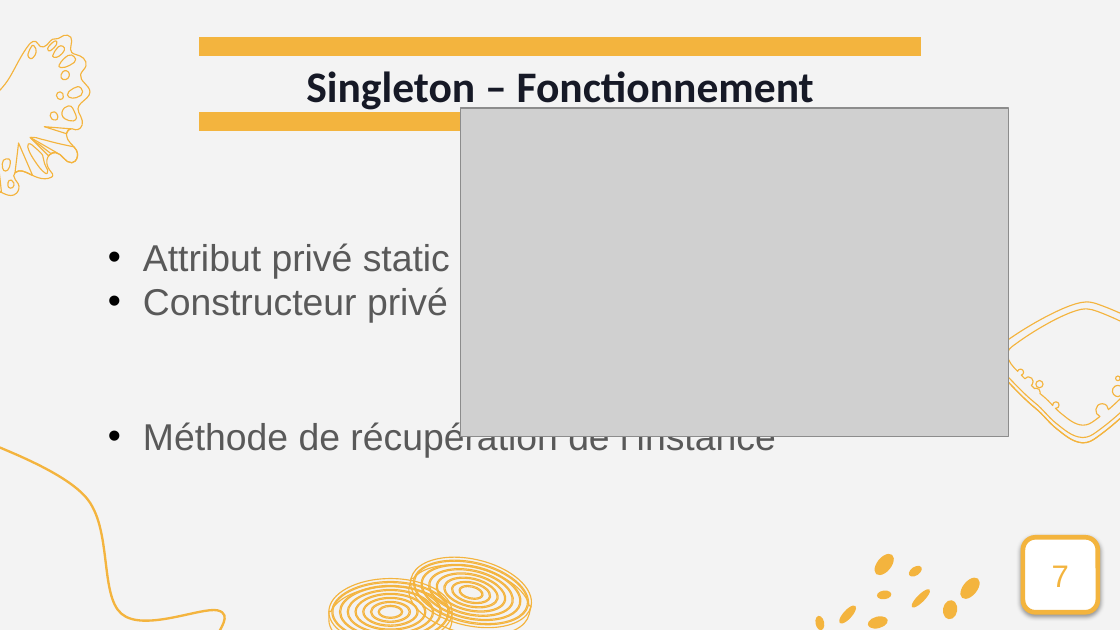
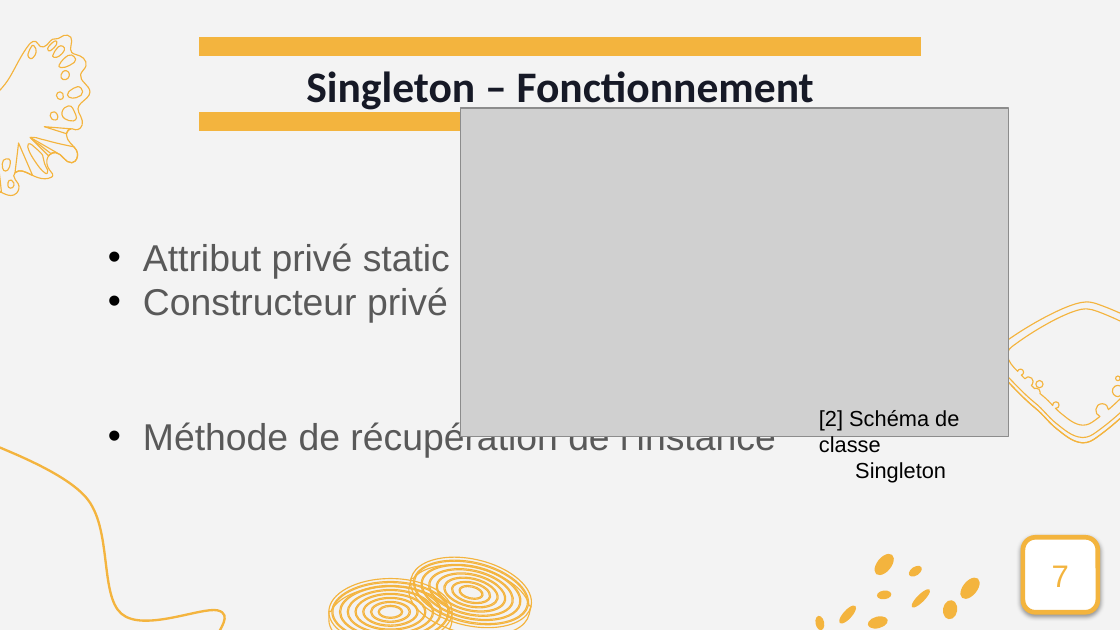
Before and after one commit to guillaumemouchet/Design-Pattern, a slide deck: slide 7 of Projet/DP_Presentation_V2.pptx. Drawn at 1120x630 pixels with LibreOffice and Linux fonts; fonts in the diff are those of the drawing; grey boxes stand for pictures. Boxes give left, top, right and bottom in pixels: in the first picture for what was removed or moved away, otherwise in the second. Text is boxed around its words. In the diff, an @@ line names an element or a change of style, - is before the commit and + after.

```diff
--- a/Projet/DP_Presentation_V2.pptx
+++ b/Projet/DP_Presentation_V2.pptx
@@ text added at bbox=[819, 410, 959, 483], 14 pt, text #000000 @@
+[2] Schéma de classe
+Singleton
```
Also in this commit, not shown: 7 other slides changed, 1 slide added, 1 slide removed.
